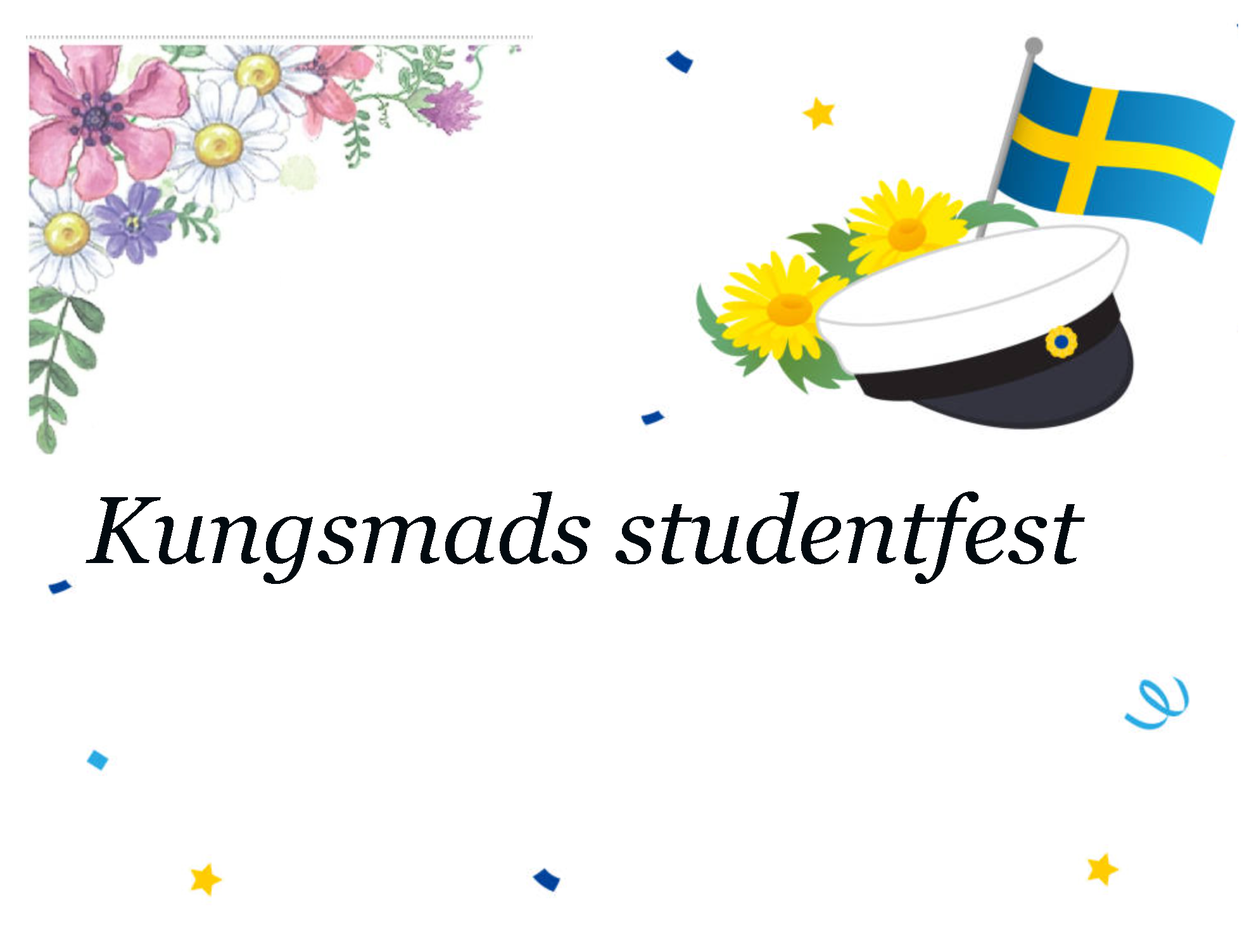
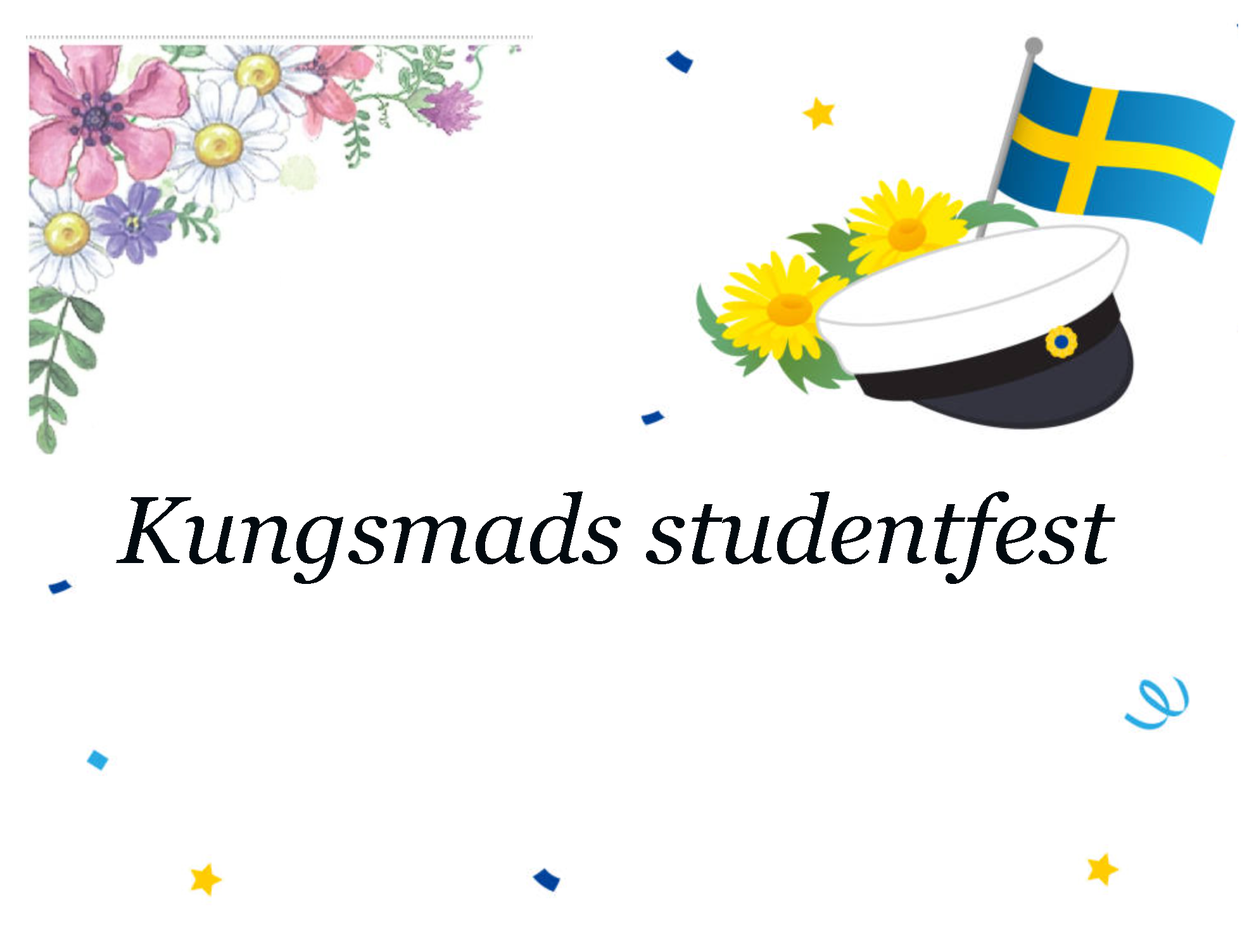
Layers edited between the first and the second 1254 × 950 image:
painted on "Kungsmads studentfest" over left=85, top=491, right=1116, bottom=584
